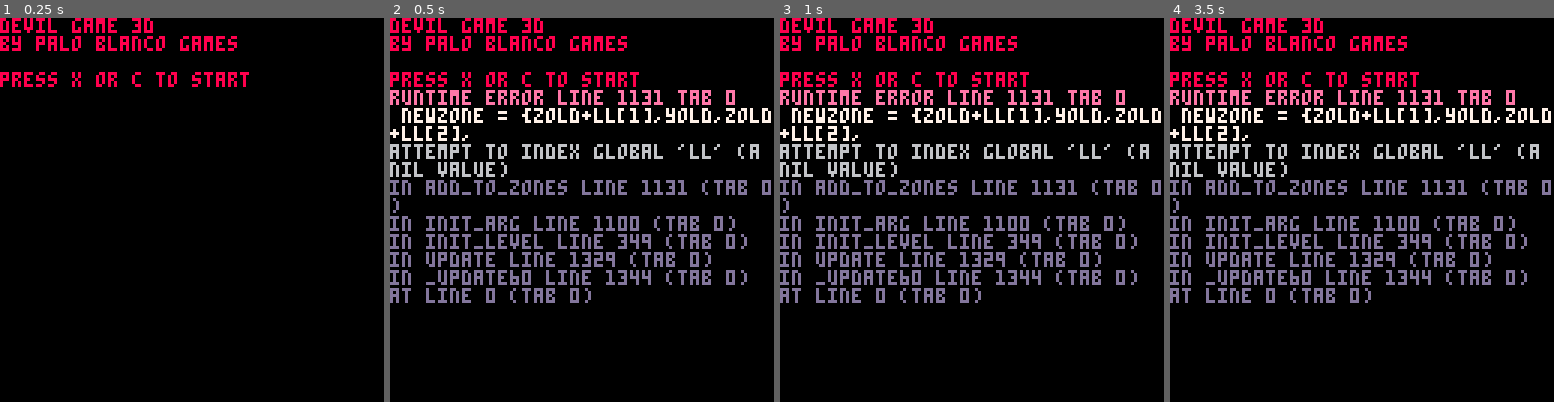
Above: before the commit, frames 1-4 (left to right).
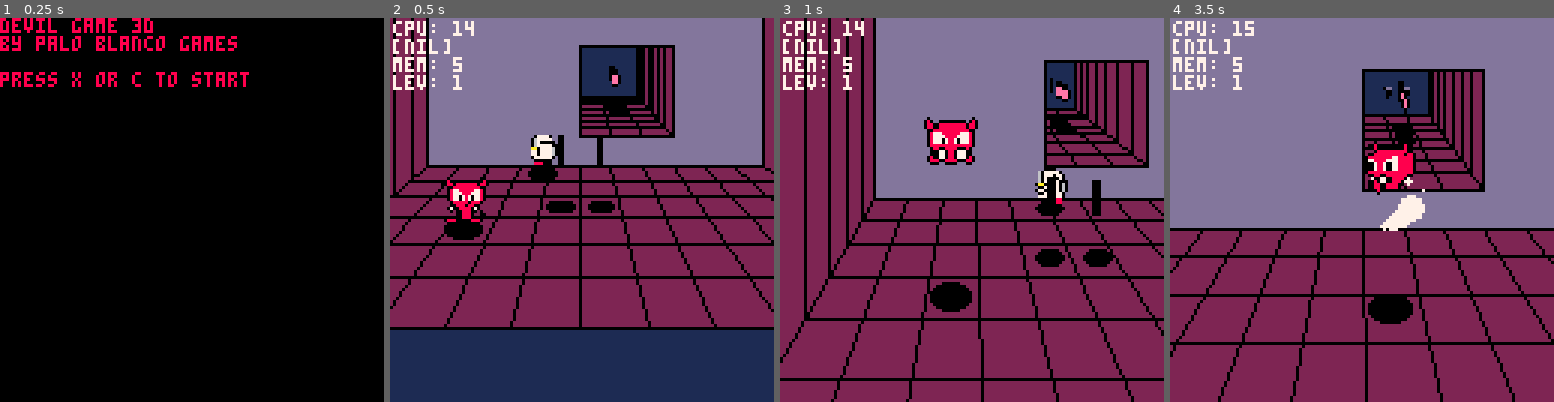
Above: after the commit, the same moments.

Repository: paloblanco/devilgame
Game: PICO-8 cartridge devilgame.p8
Same seed, same stepped clock (60 frames per second), same inputs: the game is played once before the commit and once after it.
Inputs:
- Up to frame 1 (0.25 s): no input
- Up to frame 2 (0.5 s): tap X (X key) at 0.33 s
- Up to frame 3 (1 s): tap O (Z key) at 0.7 s
- Up to frame 4 (3.5 s): tap X (X key) at 1.07, 1.85, 2.97 s; hold Right 1.6-2.1 s; tap O (Z key) every 0.4 s from 1.7 to 3.3 s; hold Up 2.15-2.42 s; hold Right 2.47-3.03 s; hold Left from 3.08 s (still down)

Frame 1 is identical in both runs. In frame 2, 89% of the frame differs, in the area x 0-100%, y 0-100%; in frame 3, 87%; in frame 4, 90%.
Error before the commit: runtime error line 1131 tab 0; newzone = {zold+ll[1],yold,zold+ll[2],; attempt to index global 'll' (a nil value)

Commit message:
level.lua files working

Diff:
--- a/devilgame.p8
+++ b/devilgame.p8
@@ -1099,8 +1099,9 @@
 
 function level:init_arg(ll)
 	self.zones={}
+	print(#ll)
 	for zl in all(ll) do
-		self:add_to_zones(zl)
+		self:add_to_zones(zl[1])
 	end
 	self:make_zonelist()
 	for iz,zl in pairs(ll) do
@@ -1113,9 +1114,9 @@
 function level:add_actor(al,iz)
 	myzone=self.zonelist[iz]
 	myact=acreator[al[1]]
-	myinst=myact:new({x=al[2]+0.5,
-		y=al[3]+0.5,
-		z=al[4]})
+	myinst=myact:new({x=al[2]+0.5+myzone.x0,
+		y=al[3]+0.5+myzone.y0,
+		z=al[4]+myzone.z0})
 	myinst:assign_zone(myzone)
 end
 
@@ -1131,10 +1132,12 @@
 		yold = 0
 		zold = 0
 	end
-	newzone = {zold+ll[1],yold,zold+ll[2],
-		xold+ll[1]+ll[3],
-		yold+ll[4],
-		zold+ll[2]+ll[5]}
+	newzone = {x0=xold+zl[1],
+		y0=yold,
+		z0=zold+zl[2],
+		x1=xold+zl[1]+zl[3],
+		y1=yold+zl[4],
+		z1=zold+zl[2]+zl[5]}
 	add(self.zones,newzone)
 end
 
--- a/level1.lua
+++ b/level1.lua
@@ -35,6 +35,7 @@
 layout3 = {-3,-2,9,7,7}
 a3 = {
     {nkey,4,3,2},
+    {nkey,5,3,2},
 }
 add(zone3,layout3)
 add(zone3,a3)
